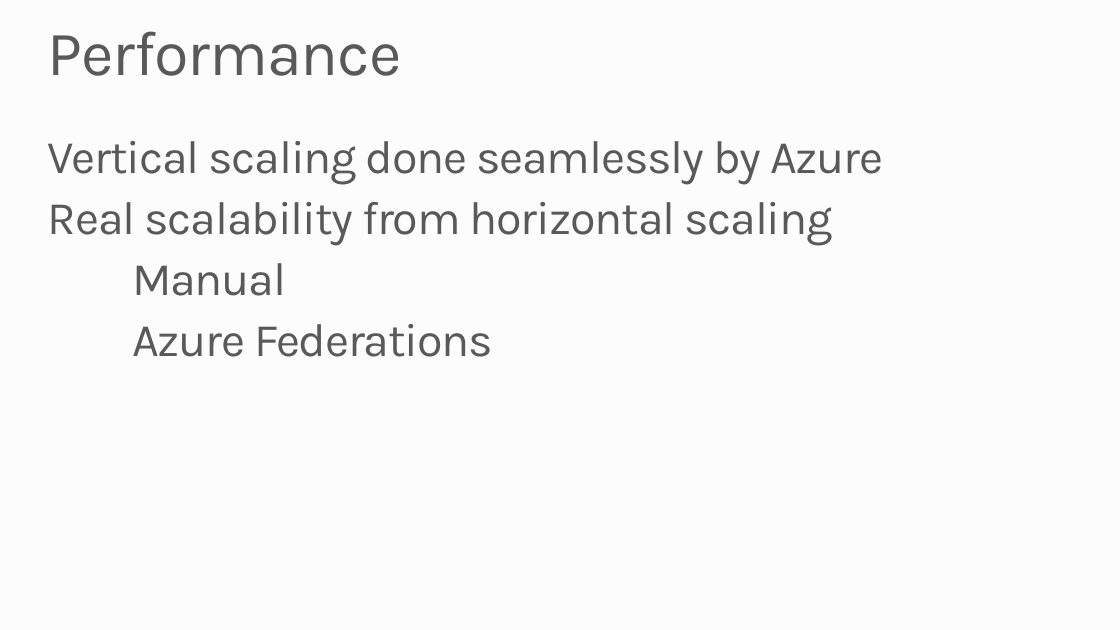
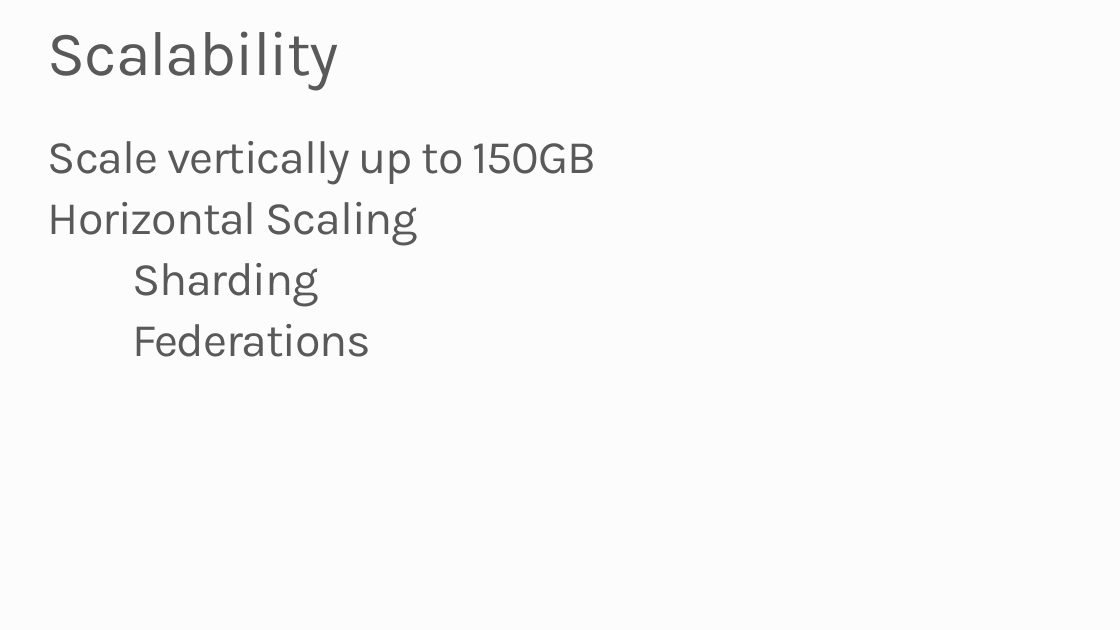
Before and after one commit to robdmoore/SQLAzureTransientDemo, a slide deck: slide 20 of Presentation.pptx. Drawn at 1120x630 pixels with LibreOffice and Linux fonts; fonts in the diff are those of the drawing; background and template pictures are left out. Boxes give left, top, right and bottom in pixels: in the first picture for what was removed or moved away, otherwise in the second. Text is boxed around its words. In the diff, an @@ line names an element or a change of style, - is before the commit and + after.

```diff
--- a/Presentation.pptx
+++ b/Presentation.pptx
@@ title at (x1=48, y1=31, x2=340, y2=90): text changed @@
-Performance
+Scalability
@@ text at (x1=48, y1=141, x2=596, y2=357): text changed @@
-Vertical scaling done seamlessly by Azure
-Real scalability from horizontal scaling
-Manual
-Azure Federations
+Scale vertically up to 150GB
+Horizontal Scaling
+Sharding
+Federations
```
Also in this commit, not shown: 4 other slides changed, 6 slides added, 6 slides removed.
